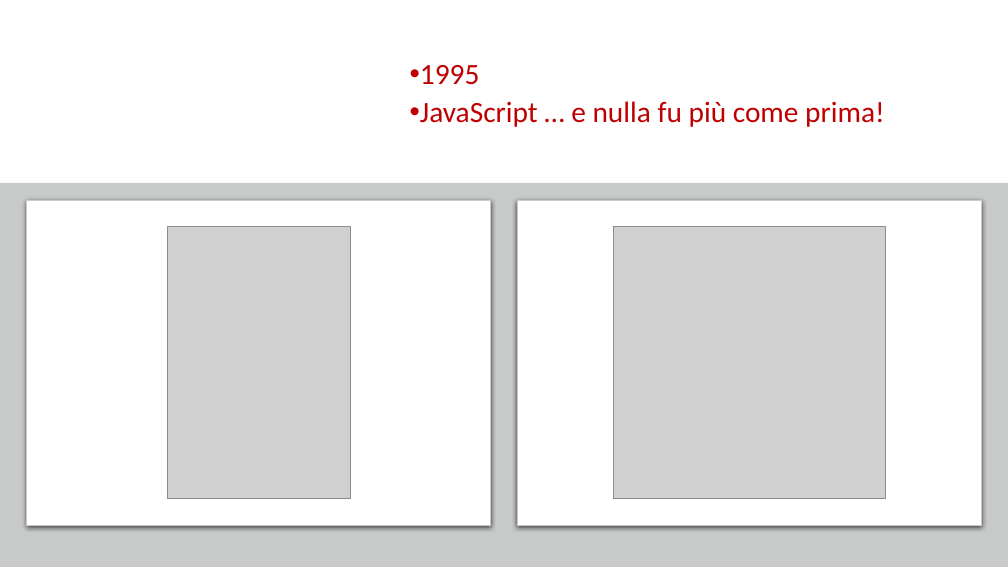
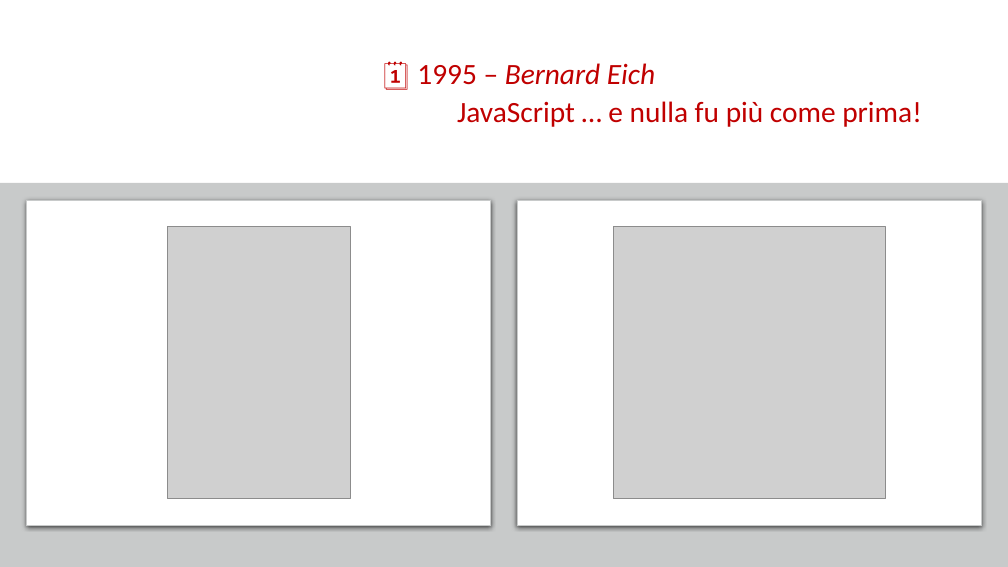
Before and after one commit to Ace68/slide, a slide deck: slide 6 of 2022/XMasDev/WebAssembly-XMASDEV2022.pptx (slide 5 before the commit). Drawn at 1008x567 pixels with LibreOffice and Linux fonts; fonts in the diff are those of the drawing; grey boxes stand for pictures; background and template pictures are left out. Boxes give left, top, right and bottom in pixels: in the first picture for what was removed or moved away, otherwise in the second. Text is boxed around its words. In the diff, an @@ line names an element or a change of style, - is before the commit and + after.

```diff
--- a/2022/XMasDev/WebAssembly-XMASDEV2022.pptx
+++ b/2022/XMasDev/WebAssembly-XMASDEV2022.pptx
@@ text at (417,63,655,85): text changed; italic on @@
-• 1995
+🗓️ 1995 – Bernard Eich
@@ text at (457,101,921,127): bullet • to none @@
```
Also in this commit, not shown: 8 other slides changed, 2 slides added.
